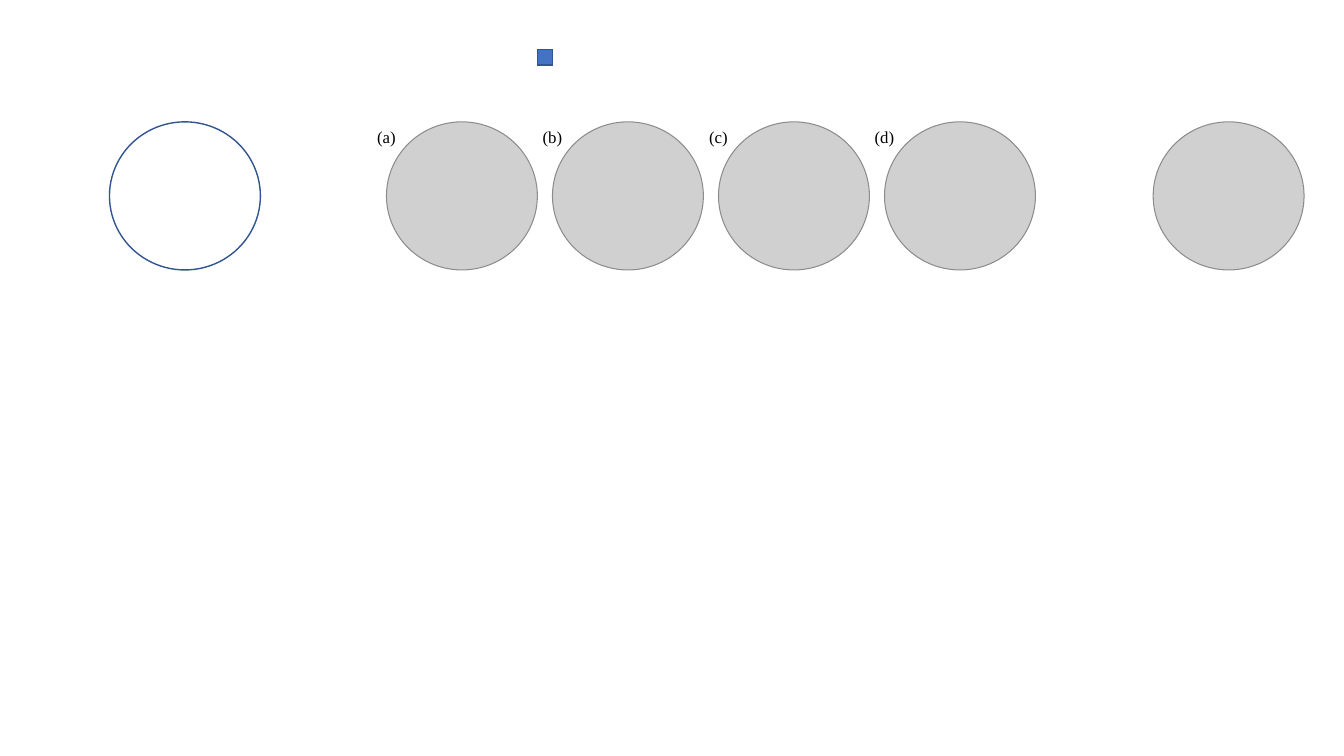
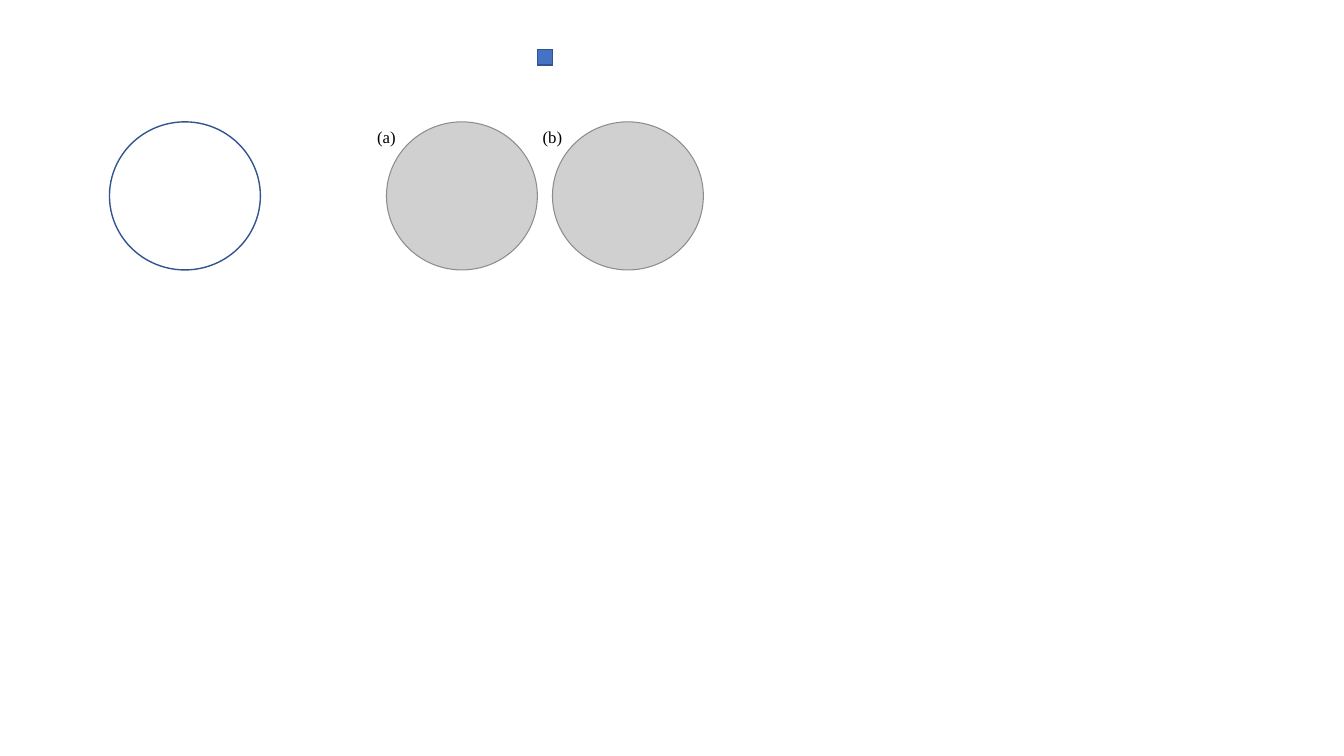
Before and after one commit to pvcresin/hci, a slide deck: slide 10 of 図とグラフ.pptx (slide 9 before the commit). Drawn at 1344x756 pixels with LibreOffice and Linux fonts; fonts in the diff are those of the drawing; grey boxes stand for pictures. Boxes give left, top, right and bottom in pixels: in the first picture for what was removed or moved away, otherwise in the second. Text is boxed around its words. In the diff, an @@ line names an element or a change of style, - is before the commit and + after.

```diff
--- a/図とグラフ.pptx
+++ b/図とグラフ.pptx
@@ group removed at (709, 122, 1035, 270): 2 pictures, 2 texts @@
-(c)
-(d)
@@ picture removed at (1153, 122, 1305, 270) @@
```
Also in this commit, not shown: 3 other slides changed, 1 slide added, 6 other files.
